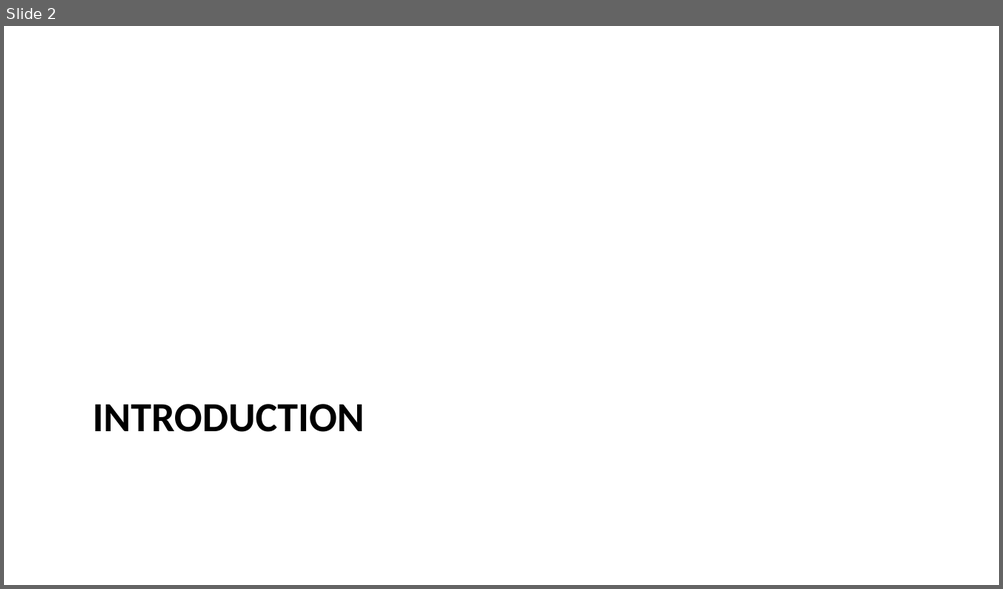
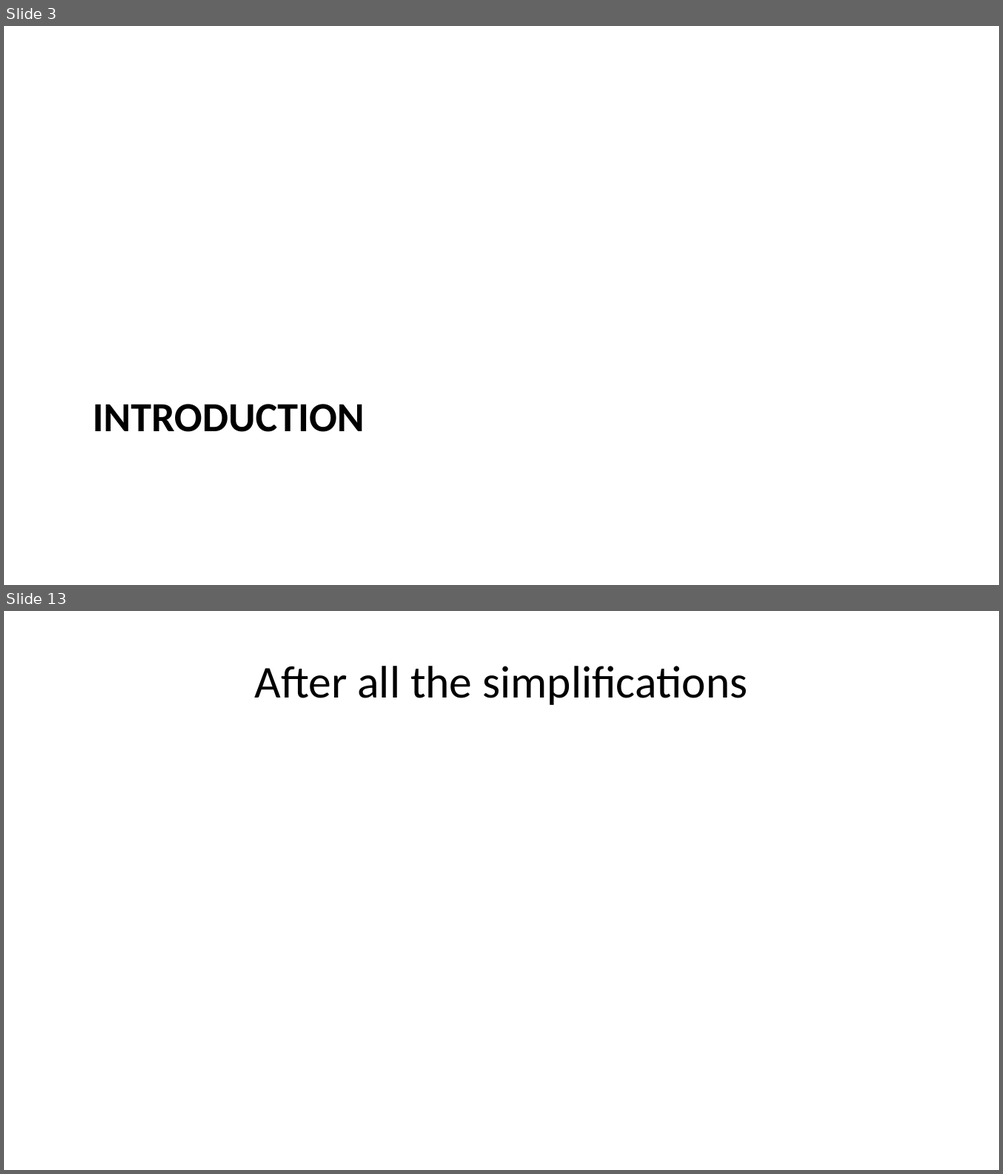
Before and after one commit to Beforerr/cs_theory, a slide deck: presentations/index.pptx. Shown one above the other, each under a label of ours: slide 2 before the commit, slides 3 and 13 after it; the slides between them are not shown. The pictures are 1003x589 and 1003x1174 pixels, drawn with LibreOffice and Linux fonts; fonts in the diff are those of the drawing. Boxes give left, top, right and bottom in pixels: in the first picture for what was removed or moved away, otherwise in the second. Text is boxed around its words. In the diff, an @@ line names an element or a change of style, - is before the commit and + after.

```diff
--- a/presentations/index.pptx
+++ b/presentations/index.pptx
@@ slide 13 added at (4,611,999,1170), background #FFFFFF @@
@@ title added at (255,666,747,705), 33 pt, text #000000 @@
+After all the simplifications
@@ what was slide 2 is now slide 3 @@
```
Also in this commit, not shown: 6 slides changed, 20 other slides added, 4 slides removed, 4 other files.
